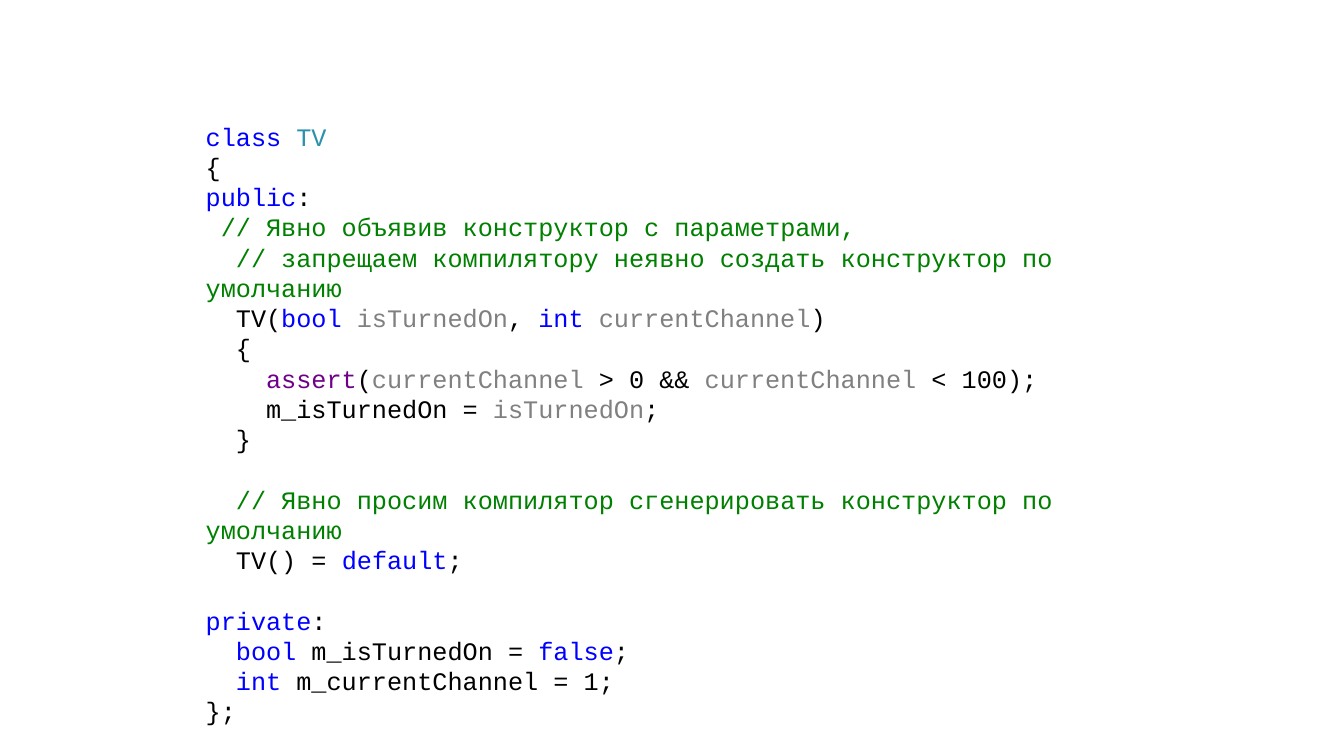
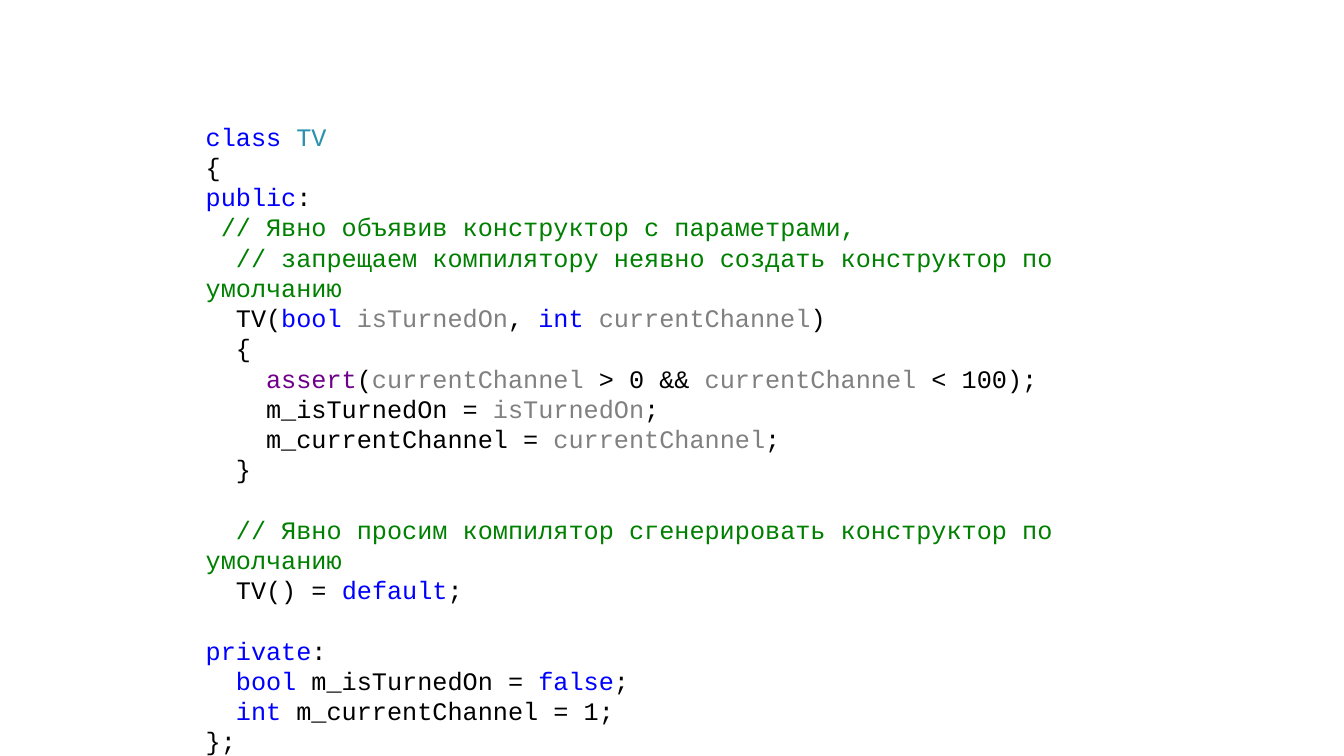
Before and after one commit to alexey-malov/oop, a slide deck: slide 72 of lectures/02/Основы ООП.pptx (slide 77 before the commit). Drawn at 1344x756 pixels with LibreOffice and Linux fonts; fonts in the diff are those of the drawing. Boxes give left, top, right and bottom in pixels: in the first picture for what was removed or moved away, otherwise in the second. Text is boxed around its words. In the diff, an @@ line names an element or a change of style, - is before the commit and + after.

```diff
--- a/lectures/02/Основы ООП.pptx
+++ b/lectures/02/Основы ООП.pptx
@@ text at box(266, 430, 780, 453): paragraph added @@
+m_currentChannel = currentChannel;
```
Also in this commit, not shown: 8 other slides changed, 3 slides added, 7 slides removed, 4 other files.
